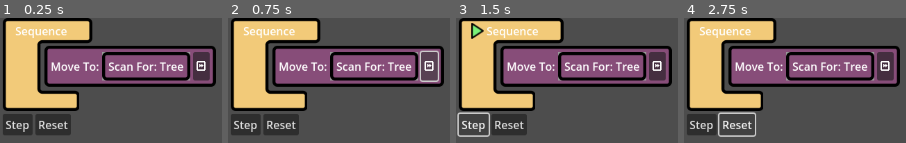
Above: before the commit, frames 1-4 (left to right).
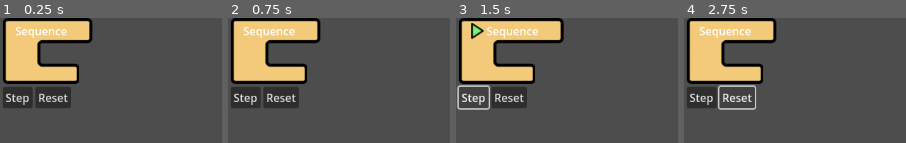
Above: after the commit, the same moments.

Repository: tefla/SpecialCirumstances
Game: Godot game, scene res://Tasks/TaskTest.tscn
Two runs of this game, one before a commit and one after it. Both use one fixed random seed, a clock stepped at 60 frames per second and the inputs below. This scene is started directly instead of the project's main scene.
Inputs (mouse positions are in pixels of both pictures, inside the frame that each line leads up to):
- Up to frame 1 (0.25 s): no input
- Up to frame 2 (0.75 s): click (430, 66) at 0.52 s
- Up to frame 3 (1.5 s): click "Step" at 1.25 s
- Up to frame 4 (2.75 s): click "Reset" at 2 s

The runs differ from the first frame. In frame 1, 37% of the frame differs, in the area x 1-98%, y 22-94%; in frame 2, 36%; in frame 3, 37%; in frame 4, 36%.
Error after the commit: Cannot call method 'get_tree' on a null value. (res://Tasks/Task.gd:104)

Commit message:
moar

Diff:
--- a/Tasks/LeafTasks/Position/PositionTask.gd
+++ b/Tasks/LeafTasks/Position/PositionTask.gd
@@ -13,7 +13,4 @@
 	# Attach listeners
 	return _block
 func run():
-	if status == FRESH:
-		running()
-	else:
-		success()
+	success()
--- /dev/null
+++ b/Tasks/Repeat.gd
@@ -0,0 +1,37 @@
+class_name Repeat
+extends Task
+
+# All children must run successfully
+
+
+# Number of times to run or zero for infinite
+@export var LIMIT = 5
+
+var count = 0
+var repeating = false
+
+func run():
+	if not repeating:
+		repeating = true
+		children[0].run()
+	running()
+
+func child_success():
+	if LIMIT > 0:
+		count += 1
+		if count >= LIMIT:
+			count = 0
+			repeating = false
+			success()
+	if repeating:
+		children[0].run()
+
+func child_fail():
+	repeating = false
+	fail()
+
+var current_child = 0
+
+func _init() -> void:
+	block = preload("Blocks/BlockStatement.tscn")
+	name = "Repeat"
--- a/Tasks/Sequence.gd
+++ b/Tasks/Sequence.gd
@@ -11,16 +11,18 @@
 	name = "Sequence"
 
 func run():
-	if status == FRESH:
-		running()
-	elif status == RUNNING:
-		children[current_child].run()
+	running()
+	wait(2)
+	children[current_child].run()
 
 func child_success():
 	current_child += 1
 	if current_child >= children.size():
 		current_child = 0
 		success()
+	else:
+		children[current_child].run()
+
 
 func child_fail():
 	current_child = 0
--- a/Tasks/Task.gd
+++ b/Tasks/Task.gd
@@ -72,6 +72,7 @@
 func child_running():
 	running()
 
+
 # Non-final non-abstact methods
 func start():
 	print("starting task", name)
@@ -93,11 +94,11 @@
 	task.removed.connect(remove_child)
 	children.append(task)
 
-#region Block
 func get_block():
 	var _block = block.instantiate()
 	_block.set_task(self)
 	_block.task_dropped.connect(add_child)
 	return _block
 
-#endregion Block
+func wait(seconds: float) -> void:
+	await component.get_tree().create_timer(seconds)
--- a/Tasks/TaskTest.tscn
+++ b/Tasks/TaskTest.tscn
@@ -1,44 +1,12 @@
-[gd_scene load_steps=17 format=3 uid="uid://2wpke5l0velw"]
+[gd_scene load_steps=6 format=3 uid="uid://2wpke5l0velw"]
 
 [ext_resource type="Script" path="res://Tasks/TaskTest.gd" id="1_t3p00"]
 [ext_resource type="Script" path="res://Tasks/Task.gd" id="2_o3aat"]
 [ext_resource type="Script" path="res://Tasks/Sequence.gd" id="3_7lea6"]
 [ext_resource type="Script" path="res://Tasks/Blocks/BlocksToolkit.gd" id="3_46byr"]
-[ext_resource type="Script" path="res://Tasks/UntilSuccess.gd" id="4_kt07q"]
-[ext_resource type="Script" path="res://Tasks/LeafTasks/Position/PositionTask.gd" id="5_8x5kp"]
-[ext_resource type="Script" path="res://Unit/Components/Motor/MoveTo/MoveToTask.gd" id="6_h5iij"]
-[ext_resource type="Script" path="res://Unit/Components/Scanner/ScanFor/ScanForTask.gd" id="8_ouol0"]
-
-[sub_resource type="Resource" id="Resource_p5bop"]
-script = ExtResource("8_ouol0")
-children = Array[ExtResource("2_o3aat")]([])
-
-[sub_resource type="Resource" id="Resource_cd4qj"]
-script = ExtResource("6_h5iij")
-children = Array[ExtResource("2_o3aat")]([SubResource("Resource_p5bop")])
 
 [sub_resource type="Resource" id="Resource_ig1hb"]
 script = ExtResource("3_7lea6")
-children = Array[ExtResource("2_o3aat")]([SubResource("Resource_cd4qj")])
-
-[sub_resource type="Resource" id="Resource_wtgrb"]
-script = ExtResource("4_kt07q")
-children = Array[ExtResource("2_o3aat")]([])
-
-[sub_resource type="Resource" id="Resource_74ocf"]
-script = ExtResource("2_o3aat")
-children = Array[ExtResource("2_o3aat")]([])
-
-[sub_resource type="Resource" id="Resource_8566j"]
-script = ExtResource("5_8x5kp")
-children = Array[ExtResource("2_o3aat")]([])
-
-[sub_resource type="Resource" id="Resource_r5mxl"]
-script = ExtResource("6_h5iij")
-children = Array[ExtResource("2_o3aat")]([])
-
-[sub_resource type="Resource" id="Resource_bypdh"]
-script = ExtResource("8_ouol0")
 children = Array[ExtResource("2_o3aat")]([])
 
 [node name="TaskTest" type="Node2D"]
@@ -55,7 +23,6 @@
 [node name="Toolkit" type="VBoxContainer" parent="HBoxContainer/PanelContainer"]
 layout_mode = 2
 script = ExtResource("3_46byr")
-tasks = Array[ExtResource("2_o3aat")]([SubResource("Resource_wtgrb"), SubResource("Resource_74ocf"), SubResource("Resource_8566j"), SubResource("Resource_r5mxl"), SubResource("Resource_bypdh")])
 
 [node name="VBoxContainer" type="VBoxContainer" parent="HBoxContainer"]
 layout_mode = 2
--- a/Unit/Component.gd
+++ b/Unit/Component.gd
@@ -1,7 +1,7 @@
-extends Resource
+extends Node2D
 class_name Component
 
-var entity: Entity
+@export var entity: Entity
 
 enum ComponentFeatures {
 	NONE = 0,
--- a/Unit/Components/CPU/CPUComponent.gd
+++ b/Unit/Components/CPU/CPUComponent.gd
@@ -3,4 +3,4 @@
 
 func _init() -> void:
 	features = ComponentFeatures.TASK_PROVIDER
-	tasks = [Sequence.new()]
+	tasks = [Sequence.new(), Repeat.new()]
--- a/Unit/Components/Motor/MotorComponent.gd
+++ b/Unit/Components/Motor/MotorComponent.gd
@@ -1,7 +1,55 @@
+class_name MotorComponent
 extends Component
-class_name MotorComponent
 
+enum {
+	MOVING, STOPPED
+}
+var movement_speed: float = 200.0
+var movement_target_position: Vector2
+var movement_state = STOPPED
+signal nav_finished(target_reached: bool)
 
 func _init() -> void:
 	features = ComponentFeatures.TASK_PROVIDER
 	tasks = [MoveToTask.new()]
+
+
+#@export var unit_name = "Unit"
+@onready var navigation_agent: NavigationAgent2D = $NavigationAgent2D
+
+func set_target(t: Vector2):
+	movement_target_position = t
+	navigation_agent.target_position = movement_target_position
+
+func start():
+	if movement_state != MOVING:
+		movement_state = MOVING
+func stop():
+	if movement_state != STOPPED:
+		movement_state= STOPPED
+
+func _ready() -> void:
+	## These values need to be adjusted for the actor's speed
+	## and the navigation layout.
+	navigation_agent.path_desired_distance = 4.0
+	navigation_agent.target_desired_distance = 4.0
+	navigation_agent.velocity_computed.connect(Callable(_on_velocity_computed))
+	#get_parent().entity.print_tree()
+func _on_velocity_computed(safe_velocity: Vector2):
+
+	entity.velocity = safe_velocity
+	entity.move_and_slide()
+func _physics_process(delta):
+	if movement_state == STOPPED:
+		return
+	if navigation_agent.is_navigation_finished():
+		movement_state = STOPPED
+		return
+
+
+	var next_path_position: Vector2 = navigation_agent.get_next_path_position()
+	var new_velocity: Vector2 = global_position.direction_to(next_path_position) * movement_speed
+	if navigation_agent.avoidance_enabled:
+		navigation_agent.set_velocity(new_velocity)
+	else:
+		_on_velocity_computed(new_velocity)
--- /dev/null
+++ b/Unit/Components/Motor/MotorComponent.tscn
@@ -0,0 +1,12 @@
+[gd_scene load_steps=3 format=3 uid="uid://cgcavuyj3yhtw"]
+
+[ext_resource type="Script" path="res://Unit/Components/Motor/MotorComponent.gd" id="1_q3ubq"]
+[ext_resource type="Texture2D" uid="uid://r2bo37vtaxsp" path="res://Assets/Icons/crosshair003.png" id="2_0y1xf"]
+
+[node name="MotorComponent" type="Node2D"]
+script = ExtResource("1_q3ubq")
+
+[node name="NavigationAgent2D" type="NavigationAgent2D" parent="."]
+
+[node name="Sprite2D" type="Sprite2D" parent="."]
+texture = ExtResource("2_0y1xf")
--- a/Unit/Components/Motor/MoveTo/MoveToTask.gd
+++ b/Unit/Components/Motor/MoveTo/MoveToTask.gd
@@ -11,6 +11,15 @@
 	name = "Move To:"
 	block = preload("MoveToBlock.tscn")
 
+func child_success():
+	var target = children[0]._value
+	component.set_target(target)
+	component.start()
+	await component.navigation_agent.navigation_finished
+	if component.navigation_agent.is_target_reached():
+		success()
+	else:
+		fail()
 
 func get_block():
 	var _block = super.get_block()
@@ -18,12 +27,9 @@
 	return _block
 
 func run():
-	if status == FRESH:
-		running()
-	else:
-		children[0].run()
-func child_success():
-	# Get value from child
-	var child = children[0]
-	print("Got Pos", child._value)
-	success()
+	if children.size() != 1:
+		fail()
+		return
+	running()
+	await wait(2)
+	children[0].run()
--- a/Unit/Components/Scanner/ScanFor/ScanForTask.gd
+++ b/Unit/Components/Scanner/ScanFor/ScanForTask.gd
@@ -22,8 +22,3 @@
 		running()
 	else:
 		success()
-func child_success():
-	# Get value from child
-	var child = children[0]
-	print("Got Pos", child._value)
-	success()
--- a/Unit/Entity.gd
+++ b/Unit/Entity.gd
@@ -1,16 +1,16 @@
 extends CharacterBody2D
 class_name Entity
 
-@export var components: Array[Component] = []
+@onready var components = $Components
 
 func get_component(componentType):
-	for comp in components:
+	for comp in components.get_children():
 		if is_instance_of(comp, componentType):
 			return comp
 
 func populate_task_palette():
 	var tasks = []
-	for comp in components:
+	for comp in components.get_children():
 		comp.entity = self
 		if comp.features & Component.ComponentFeatures.TASK_PROVIDER:
 			print("Generate TASK_PROVIDER for: %s" % [comp.get_class()])
--- a/Unit/Unit.gd
+++ b/Unit/Unit.gd
@@ -14,14 +14,13 @@
 var movement_speed: float = 200.0
 var movement_target_position: Vector2
 #@export var unit_name = "Unit"
-@onready var navigation_agent: NavigationAgent2D = $NavigationAgent2D
 func _ready():
-	movement_target_position = position
-	## These values need to be adjusted for the actor's speed
-	## and the navigation layout.
-	navigation_agent.path_desired_distance = 4.0
-	navigation_agent.target_desired_distance = 4.0
-	navigation_agent.velocity_computed.connect(Callable(_on_velocity_computed))
+	#movement_target_position = position
+	### These values need to be adjusted for the actor's speed
+	### and the navigation layout.
+	#navigation_agent.path_desired_distance = 4.0
+	#navigation_agent.target_desired_distance = 4.0
+	#navigation_agent.velocity_computed.connect(Callable(_on_velocity_computed))
 
 	#for comp in components_resources:
 		#if comp is GDScript:
@@ -36,21 +35,21 @@
 	## Wait for the first physics frame so the NavigationServer can sync.
 	await get_tree().physics_frame
 #
-func _physics_process(delta):
-	if navigation_agent.is_navigation_finished():
-		return
+#func _physics_process(delta):
+	#if navigation_agent.is_navigation_finished():
+	#	return
 
-	var next_path_position: Vector2 = navigation_agent.get_next_path_position()
-	var new_velocity: Vector2 = global_position.direction_to(next_path_position) * movement_speed
-	if navigation_agent.avoidance_enabled:
-		navigation_agent.set_velocity(new_velocity)
-	else:
-		_on_velocity_computed(new_velocity)
-
-func _on_velocity_computed(safe_velocity: Vector2):
-	velocity = safe_velocity
-	move_and_slide()
-
+	#var next_path_position: Vector2 = navigation_agent.get_next_path_position()
+	#var new_velocity: Vector2 = global_position.direction_to(next_path_position) * movement_speed
+	#if navigation_agent.avoidance_enabled:
+		#navigation_agent.set_velocity(new_velocity)
+	#else:
+		#_on_velocity_computed(new_velocity)
+#
+#func _on_velocity_computed(safe_velocity: Vector2):
+	#velocity = safe_velocity
+	#move_and_slide()
+#
 
 # Called every frame. 'delta' is the elapsed time since the previous frame.
 func _process(delta: float) -> void:
@@ -75,7 +74,7 @@
 
 func generate_panels():
 	var panels = []
-	for comp in components:
+	for comp in components.get_children():
 		if comp.features & Component.ComponentFeatures.UI_PROVIDER:
 			print("Generate UI for: %s" % [comp.get_class()])
 			panels.append(comp.get_ui())
--- a/Unit/Unit.tscn
+++ b/Unit/Unit.tscn
@@ -1,24 +1,11 @@
-[gd_scene load_steps=13 format=3 uid="uid://cy30xxeibl4ms"]
+[gd_scene load_steps=8 format=3 uid="uid://cy30xxeibl4ms"]
 
 [ext_resource type="Texture2D" uid="uid://baancq43r3ffy" path="res://Map/Player.tres" id="1_pb0xj"]
 [ext_resource type="Script" path="res://Unit/Unit.gd" id="1_x564y"]
-[ext_resource type="Script" path="res://Unit/Component.gd" id="2_76jak"]
 [ext_resource type="Script" path="res://Unit/Components/CPU/CPUComponent.gd" id="3_rcme6"]
 [ext_resource type="Script" path="res://Unit/Components/Memory/MemoryComponent.gd" id="4_7ygos"]
-[ext_resource type="Script" path="res://Unit/Components/Motor/MotorComponent.gd" id="5_f1sju"]
 [ext_resource type="Script" path="res://Unit/Components/Scanner/ScannerComponent.gd" id="6_iwsq8"]
-
-[sub_resource type="Resource" id="Resource_jbu6o"]
-script = ExtResource("3_rcme6")
-
-[sub_resource type="Resource" id="Resource_d0c0h"]
-script = ExtResource("4_7ygos")
-
-[sub_resource type="Resource" id="Resource_shpla"]
-script = ExtResource("5_f1sju")
-
-[sub_resource type="Resource" id="Resource_3uobu"]
-script = ExtResource("6_iwsq8")
+[ext_resource type="PackedScene" uid="uid://cgcavuyj3yhtw" path="res://Unit/Components/Motor/MotorComponent.tscn" id="6_u8rkh"]
 
 [sub_resource type="RectangleShape2D" id="RectangleShape2D_e6uul"]
 size = Vector2(28, 28)
@@ -29,7 +16,6 @@
 input_pickable = true
 motion_mode = 1
 script = ExtResource("1_x564y")
-components = Array[ExtResource("2_76jak")]([SubResource("Resource_jbu6o"), SubResource("Resource_d0c0h"), SubResource("Resource_shpla"), SubResource("Resource_3uobu")])
 
 [node name="Polygon2D" type="Polygon2D" parent="."]
 visible = false
@@ -41,12 +27,22 @@
 [node name="Sprite2D" type="Sprite2D" parent="."]
 texture = ExtResource("1_pb0xj")
 
-[node name="NavigationAgent2D" type="NavigationAgent2D" parent="."]
-target_desired_distance = 20.0
-avoidance_enabled = true
-radius = 12.75
-neighbor_distance = 218.31
-debug_enabled = true
+[node name="Components" type="Node2D" parent="."]
+
+[node name="CPUComponent" type="Node2D" parent="Components" node_paths=PackedStringArray("entity")]
+script = ExtResource("3_rcme6")
+entity = NodePath("../..")
+
+[node name="MemoryComponent" type="Node2D" parent="Components" node_paths=PackedStringArray("entity")]
+script = ExtResource("4_7ygos")
+entity = NodePath("../..")
+
+[node name="ScannerComponent" type="Node2D" parent="Components" node_paths=PackedStringArray("entity")]
+script = ExtResource("6_iwsq8")
+entity = NodePath("../..")
+
+[node name="MotorComponent" parent="Components" node_paths=PackedStringArray("entity") instance=ExtResource("6_u8rkh")]
+entity = NodePath("../..")
 
 [connection signal="mouse_entered" from="." to="." method="_on_mouse_entered"]
 [connection signal="mouse_exited" from="." to="." method="_on_mouse_exited"]
Not shown, changed: docs/index.pck
Not shown, changed: docs/index.wasm
